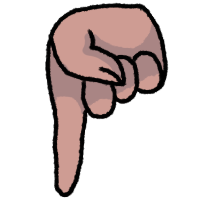
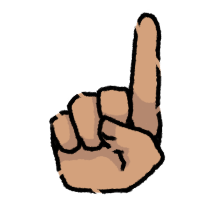
Comparing the layer stacks of the two w=200, h=200 images. Changes:
hid group "Rainha" (4 layers) over 45, 2, 169, 198
painted on "desenho" (2nd of 3, in "Rainha") over 45, 2, 169, 198
painted on "Pintar camada 1" (2nd of 3, in "Rainha") over 45, 2, 169, 198
showed group "Alice" (4 layers) over 45, 2, 169, 198
painted on "Copiar de Desenho" over 45, 2, 169, 198
painted on "Pintura" over 45, 2, 169, 198
